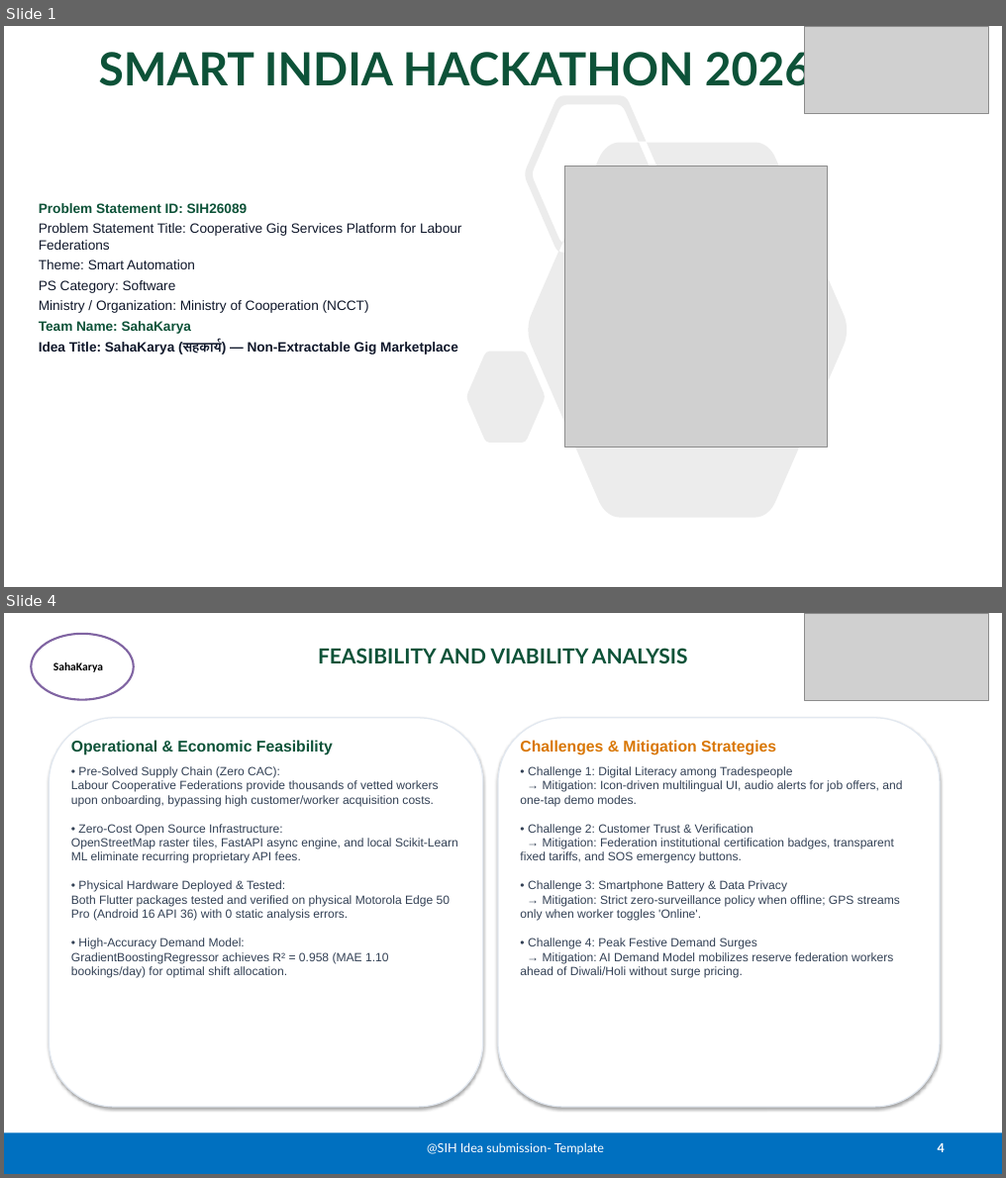
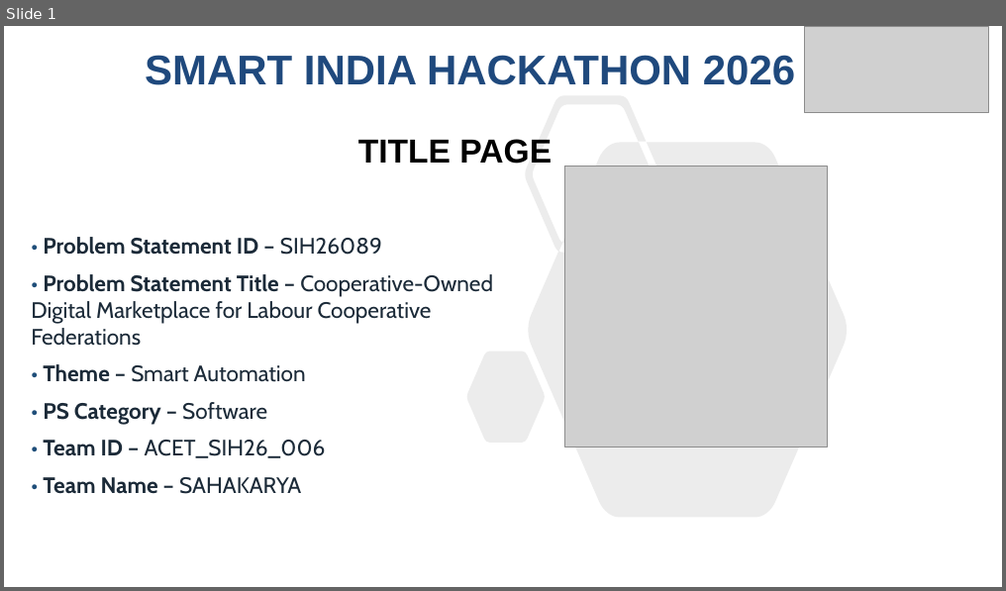
Before and after one commit to NandiVardhan2007/SahaKarya, a slide deck: public/downloads/SIH2026_PS26089_Presentation.pptx. Shown one above the other, each under a label of ours: slides 1 and 4 before the commit, slide 1 after it; the slides between them are not shown. The pictures are 1006x1178 and 1006x591 pixels, drawn with LibreOffice and Linux fonts; fonts in the diff are those of the drawing; grey boxes stand for pictures. Boxes give left, top, right and bottom in pixels: in the first picture for what was removed or moved away, otherwise in the second. Text is boxed around its words. In the diff, an @@ line names an element or a change of style, - is before the commit and + after.

Commit message:
chore: update presentation deck from SAHAKARYA.pptx and refine wording across components

```diff
--- a/public/downloads/SIH2026_PS26089_Presentation.pptx
+++ b/public/downloads/SIH2026_PS26089_Presentation.pptx
@@ slide 4 removed at (4,613,1002,1174), background #FFFFFF @@
@@ ellipse removed at (31,634,134,700) @@
-SahaKarya
@@ picture removed at (805,613,989,700) @@
@@ title removed at (318,648,688,663) @@
-FEASIBILITY AND VIABILITY ANALYSIS
@@ rounded rectangle removed at (49,718,483,1107) @@
@@ rounded rectangle removed at (498,718,940,1107) @@
@@ text removed at (71,740,458,978) @@
-Operational & Economic Feasibility
-• Pre-Solved Supply Chain (Zero CAC):
-Labour Cooperative Federations provide thousands of vetted workers upon onboarding, bypassing high customer/worker acquisition costs.
-• Zero-Cost Open Source Infrastructure:
-OpenStreetMap raster tiles, FastAPI async engine, and local Scikit-Learn ML eliminate recurring proprietary API fees.
-• Physical Hardware Deployed & Tested:
-Both Flutter packages tested and verified on physical Motorola Edge 50 Pro (Android 16 API 36) with 0 static analysis errors.
-• High-Accuracy Demand Model:
-GradientBoostingRegressor achieves R² = 0.958 (MAE 1.10 bookings/day) for optimal shift allocation.
@@ text removed at (520,740,902,978) @@
-Challenges & Mitigation Strategies
-• Challenge 1: Digital Literacy among Tradespeople
-→ Mitigation: Icon-driven multilingual UI, audio alerts for job offers, and one-tap demo modes.
-• Challenge 2: Customer Trust & Verification
-→ Mitigation: Federation institutional certification badges, transparent fixed tariffs, and SOS emergency buttons.
-• Challenge 3: Smartphone Battery & Data Privacy
-→ Mitigation: Strict zero-surveillance policy when offline; GPS streams only when worker toggles 'Online'.
-• Challenge 4: Peak Festive Demand Surges
-→ Mitigation: AI Demand Model mobilizes reserve federation workers ahead of Diwali/Holi without surge pricing.
@@ rectangle removed at (4,1134,1002,1174) @@
@@ text removed at (427,1143,604,1155) @@
-@SIH Idea submission- Template
@@ page number removed at (938,1144,944,1153) @@
-4
@@ slide 1 changed as well @@
@@ title "SMART INDIA HACKATHON 2026": place and size @@
-title "SMART INDIA HACKATHON 2026" at (99,46,811,94)
+title "SMART INDIA HACKATHON 2026" at (145,55,795,85)
@@ title "SMART INDIA HACKATHON 2026" at (145,55,795,85): size 44 to 40 pt, font Lato to Arial, text colour #0D5238 to #1F497D @@
@@ freeform shape at (467,95,846,518): outline redrawn @@
@@ text added at (358,139,551,164), 32 pt, text #000000, bold @@
+TITLE PAGE
@@ text at (31,237,493,494): text changed; size 13 to 21.5 pt; font Arial to Cabin; text colour #0F172A to #1B2A38 @@
-Problem Statement ID: SIH26089
-Problem Statement Title: Cooperative Gig Services Platform for Labour Federations
-Theme: Smart Automation
-PS Category: Software
-Ministry / Organization: Ministry of Cooperation (NCCT)
-Team Name: SahaKarya
-Idea Title: SahaKarya (सहकार्य) — Non-Extractable Gig Marketplace
+• Problem Statement ID – SIH26089
+• Problem Statement Title – Cooperative-Owned Digital Marketplace for Labour Cooperative Federations
+• Theme – Smart Automation
+• PS Category – Software
+• Team ID – ACET_SIH26_006
+• Team Name – SAHAKARYA
```
Also in this commit, not shown: 5 slides added, 4 other slides removed, 5 other files.
